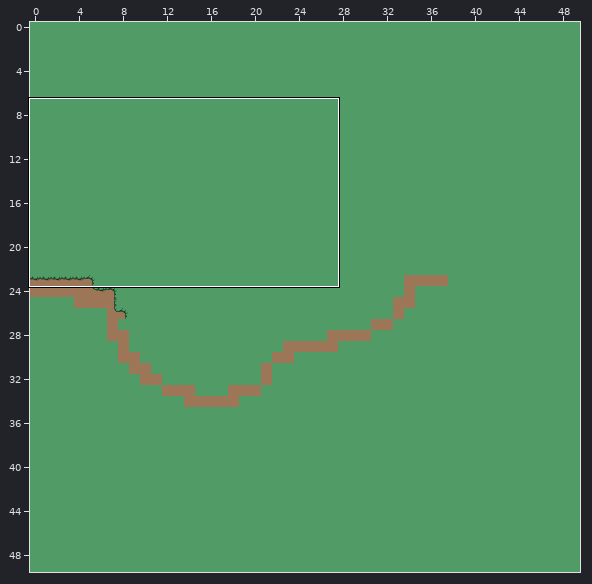
A Tiled map (JSON) gets an edit: res/maps/map.json. The first picture is a wide view before the edit; the outline marks the close-up.
Close-up. Earlier state:
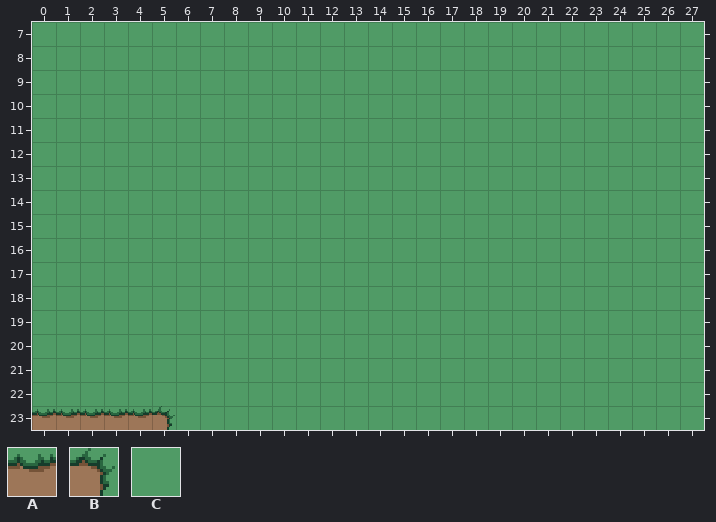
Cells are 16x16 px. Shown: x 0..27, y 7..23.
Key: from "tileset": A 2 "sprite_02", B 3 "sprite_03", C 22 "sprite_22".
_ is an empty cell.
Layer "Calque de Tuiles 1" before, first column x 0:
 7 CCCCCCCCCCCCCCCCCCCCCCCCCCCC
 8 CCCCCCCCCCCCCCCCCCCCCCCCCCCC
 9 CCCCCCCCCCCCCCCCCCCCCCCCCCCC
10 CCCCCCCCCCCCCCCCCCCCCCCCCCCC
11 CCCCCCCCCCCCCCCCCCCCCCCCCCCC
12 CCCCCCCCCCCCCCCCCCCCCCCCCCCC
13 CCCCCCCCCCCCCCCCCCCCCCCCCCCC
14 CCCCCCCCCCCCCCCCCCCCCCCCCCCC
15 CCCCCCCCCCCCCCCCCCCCCCCCCCCC
16 CCCCCCCCCCCCCCCCCCCCCCCCCCCC
17 CCCCCCCCCCCCCCCCCCCCCCCCCCCC
18 CCCCCCCCCCCCCCCCCCCCCCCCCCCC
19 CCCCCCCCCCCCCCCCCCCCCCCCCCCC
20 CCCCCCCCCCCCCCCCCCCCCCCCCCCC
21 CCCCCCCCCCCCCCCCCCCCCCCCCCCC
22 CCCCCCCCCCCCCCCCCCCCCCCCCCCC
23 AAAAABCCCCCCCCCCCCCCCCCCCCCC
After:
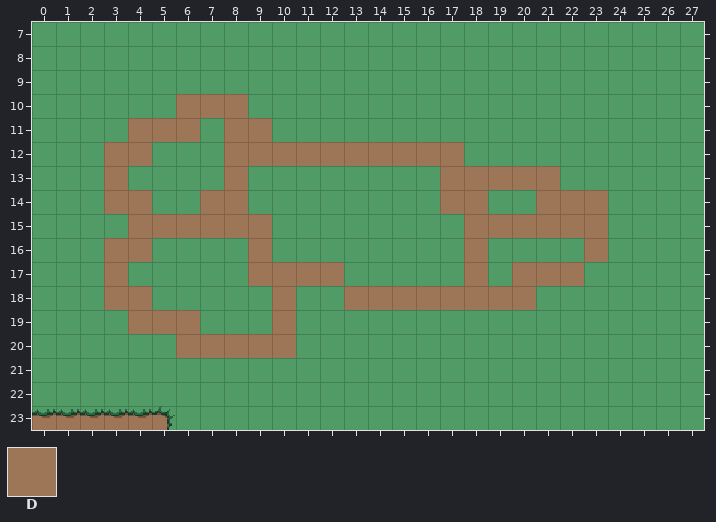
Further tiles: from "tileset": D 8 "sprite_08".
What changed:
Layer "Calque de Tuiles 1":
y 10: x 6..8 CCC -> DDD
y 11: x 4..6 CCC -> DDD; x 8..9 CC -> DD
y 12: x 3..4 CC -> DD; x 8..17 CCCCCCCCCC -> DDDDDDDDDD
y 13: x 3 C -> D; x 8 C -> D; x 17..21 CCCCC -> DDDDD
y 14: x 3..4 CC -> DD; x 7..8 CC -> DD; x 17..18 CC -> DD; x 21..23 CCC -> DDD
y 15: x 4..9 CCCCCC -> DDDDDD; x 18..23 CCCCCC -> DDDDDD
y 16: x 3..4 CC -> DD; x 9 C -> D; x 18 C -> D; x 23 C -> D
y 17: x 3 C -> D; x 9..12 CCCC -> DDDD; x 18 C -> D; x 20..22 CCC -> DDD
y 18: x 3..4 CC -> DD; x 10 C -> D; x 13..20 CCCCCCCC -> DDDDDDDD
y 19: x 4..6 CCC -> DDD; x 10 C -> D
y 20: x 6..10 CCCCC -> DDDDD
